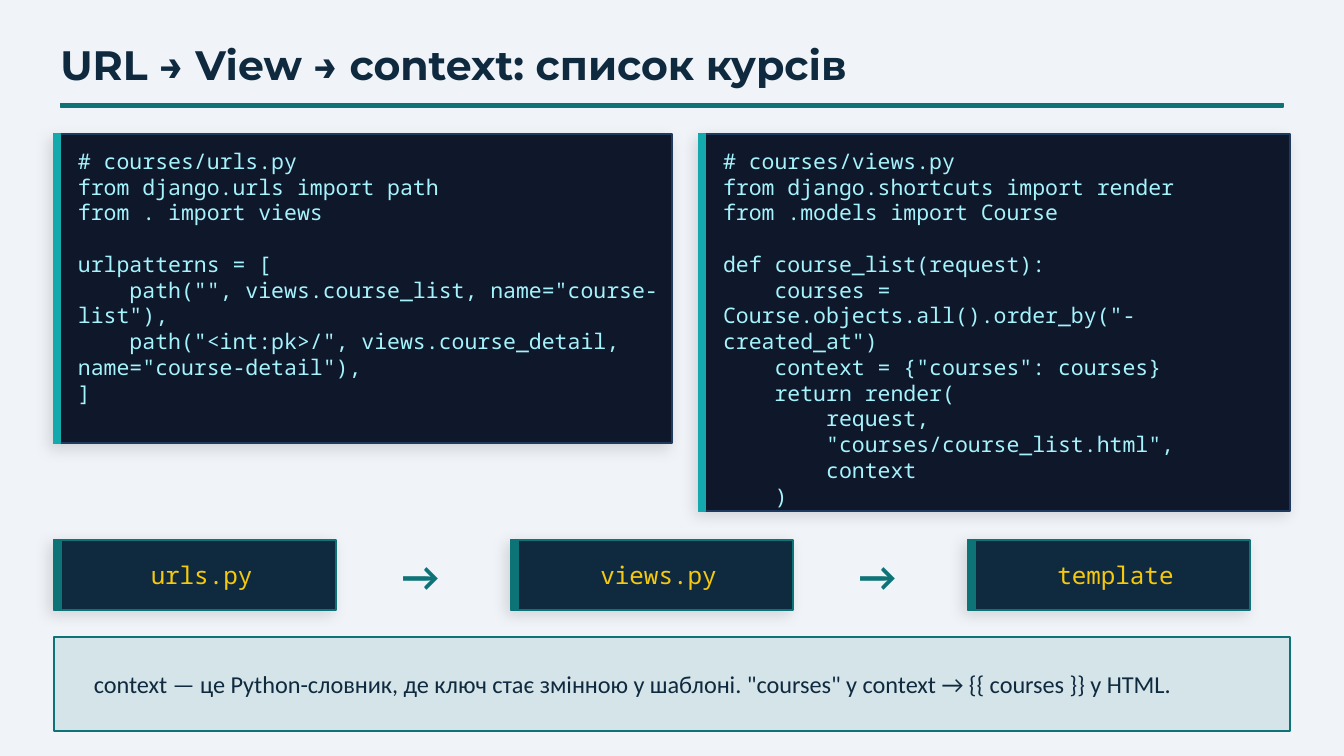
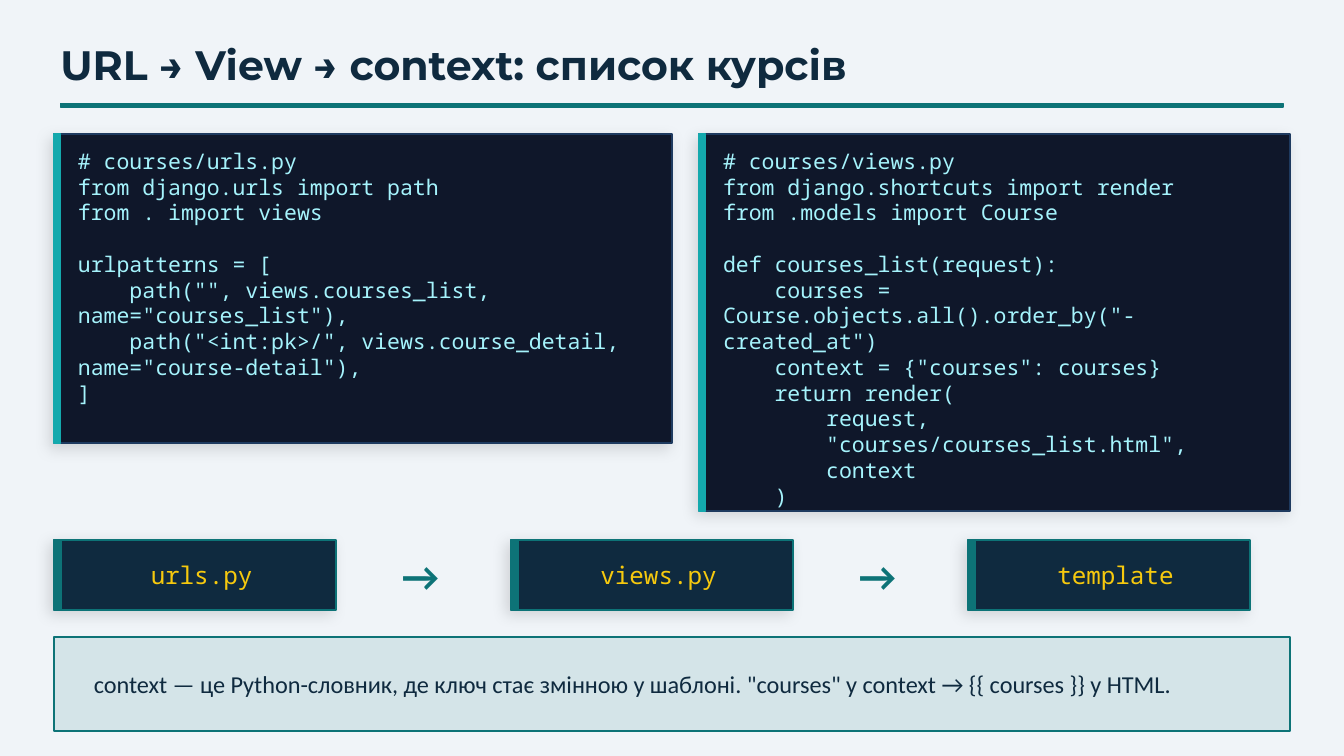
Before and after one commit to dmitriy-shtefan/python-back-2026, a slide deck: slide 11 of заняття_11/django_orm_lesson.pptx. Drawn at 1344x756 pixels with LibreOffice and Linux fonts; fonts in the diff are those of the drawing. Boxes give left, top, right and bottom in pixels: in the first picture for what was removed or moved away, otherwise in the second. Text is boxed around its words. In the diff, an @@ line names an element or a change of style, - is before the commit and + after.

```diff
--- a/заняття_11/django_orm_lesson.pptx
+++ b/заняття_11/django_orm_lesson.pptx
@@ text at (723, 255, 1058, 277): text changed @@
-def course_list(request):
+def courses_list(request):
@@ text at (78, 281, 490, 327): text changed @@
-path("", views.course_list, name="course-list"),
+path("", views.courses_list, name="courses_list"),
@@ text at (826, 435, 1187, 456): text changed @@
-"courses/course_list.html",
+"courses/courses_list.html",
```
Also in this commit, not shown: 8 other slides changed, 18 other files.
